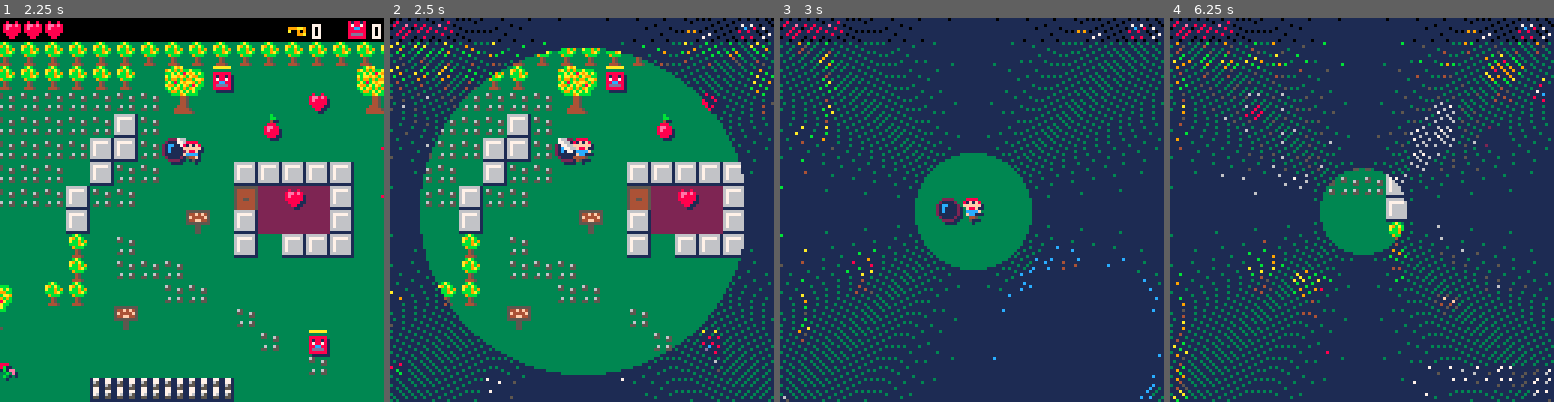
Above: before the commit, frames 1-4 (left to right).
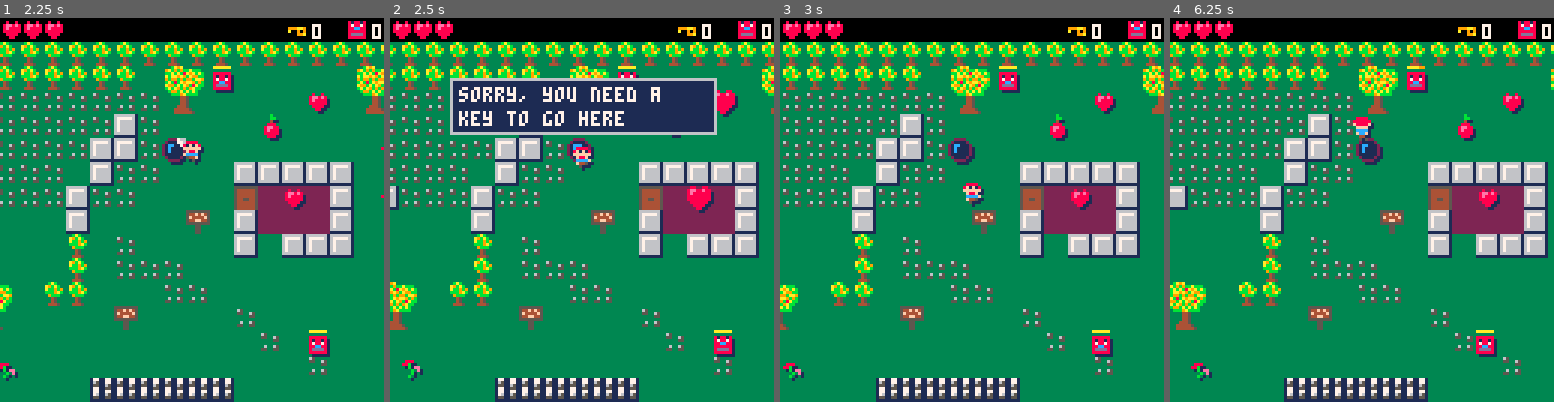
Above: after the commit, the same moments.

Repository: sdegutis/shepherdgame.com
Game: PICO-8 cartridge harbinger.p8
The game is run twice, just before and just after one commit, with the same random seed, the same clock (stepped at 60 frames per second) and the same inputs.
Inputs:
- Up to frame 1 (2.25 s): tap O (Z key) at 0.33, 0.7, 1.43, 2.22 s; tap X (X key) at 1.07, 2.07 s; hold Left from 1.97 s (still down)
- Up to frame 2 (2.5 s): release Left at 2.37 s; tap X (X key) at 2.4 s; hold Down from 2.42 s (still down)
- Up to frame 3 (3 s): tap X (X key) at 2.73 s; release Down at 2.82 s; hold Right from 2.87 s (still down)
- Up to frame 4 (6.25 s): tap X (X key) every 0.33 s from 3.07 to 6.07 s; tap O (Z key) every 0.88 s from 3.1 to 5.75 s; release Right at 3.53 s; hold Up 3.58-4.08 s; hold Right 4.13-4.53 s; hold Down 4.58-5.08 s; hold Left 5.13-5.8 s; hold Up 5.85-6.18 s; hold Left from 6.23 s (still down)

Frame 1 is identical in both runs. In frame 2, 58% of the frame differs, in the area x 0-100%, y 0-100%; in frame 3, 85%; in frame 4, 87%.

Commit message:
You need a key to go in portals

Diff:
--- a/harbinger.p8
+++ b/harbinger.p8
@@ -593,45 +593,50 @@
 			 del(items, f)
 			end
 		elseif f.t == 'portal' then
-			if hero.blinkmode==0 then
-				local i = fi
-				local nxt
-				repeat
-					i+=1
-					if (i > #items) i = 1
-					nxt=items[i]
-				until nxt.t=='portal'
-
-				sfx(5)
-
-				--[[
-				for i=0,3 do
-					for j=1,4 do
-						pal(i*4+j,0)
+			if hero.keys < 1 then
+				message = "sorry, you need a key to go here"
+			else
+				hero.keys -= 1
+				if hero.blinkmode==0 then
+					local i = fi
+					local nxt
+					repeat
+						i+=1
+						if (i > #items) i = 1
+						nxt=items[i]
+					until nxt.t=='portal'
+
+					sfx(5)
+
+					--[[
+					for i=0,3 do
+						for j=1,4 do
+							pal(i*4+j,0)
+							_draw()
+							flip()
+						end
+					end
+					pal()
+					--]]
+
+					for i=1,90 do
+						circ(64,64,90-i,1)
+						if (i%5==0)	flip()
+					end
+
+					hero.x=nxt.x+8
+					hero.y=nxt.y
+
+					for i=1,90 do
 						_draw()
-						flip()
+						for j=i,90 do
+							circ(64,64,j,1)
+						end
+						if (i%5==0)	flip()
 					end
+
+				 hero.blinkmode=30
 				end
-				pal()
-				--]]
-
-				for i=1,90 do
-					circ(64,64,90-i,1)
-					if (i%5==0)	flip()
-				end
-
-				hero.x=nxt.x+8
-				hero.y=nxt.y
-
-				for i=1,90 do
-					_draw()
-					for j=i,90 do
-						circ(64,64,j,1)
-					end
-					if (i%5==0)	flip()
-				end
-
-			 hero.blinkmode=30
 			end
 		elseif f.t == 'enemy' then
 		 if hero.blinkmode == 0 then
